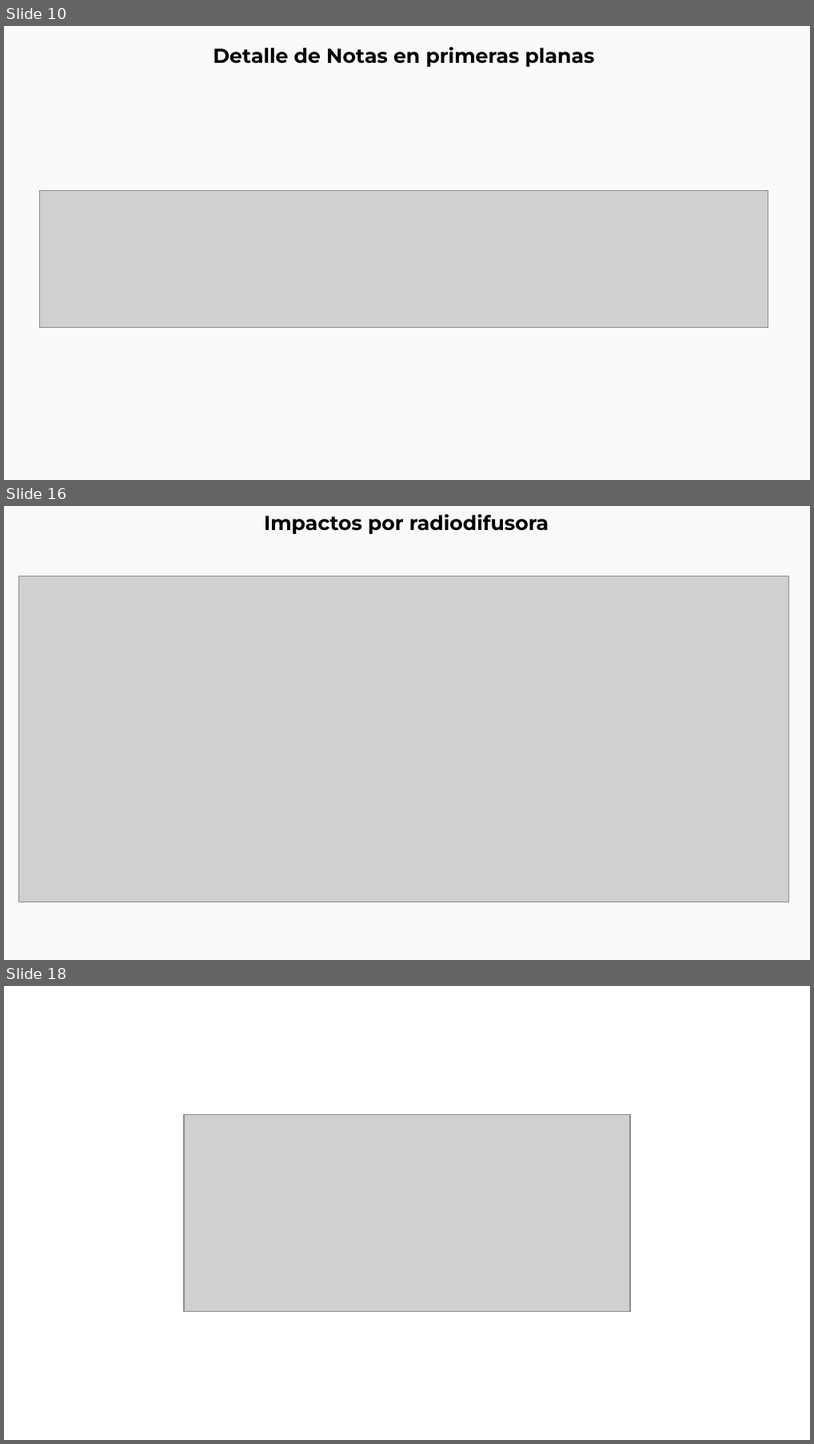
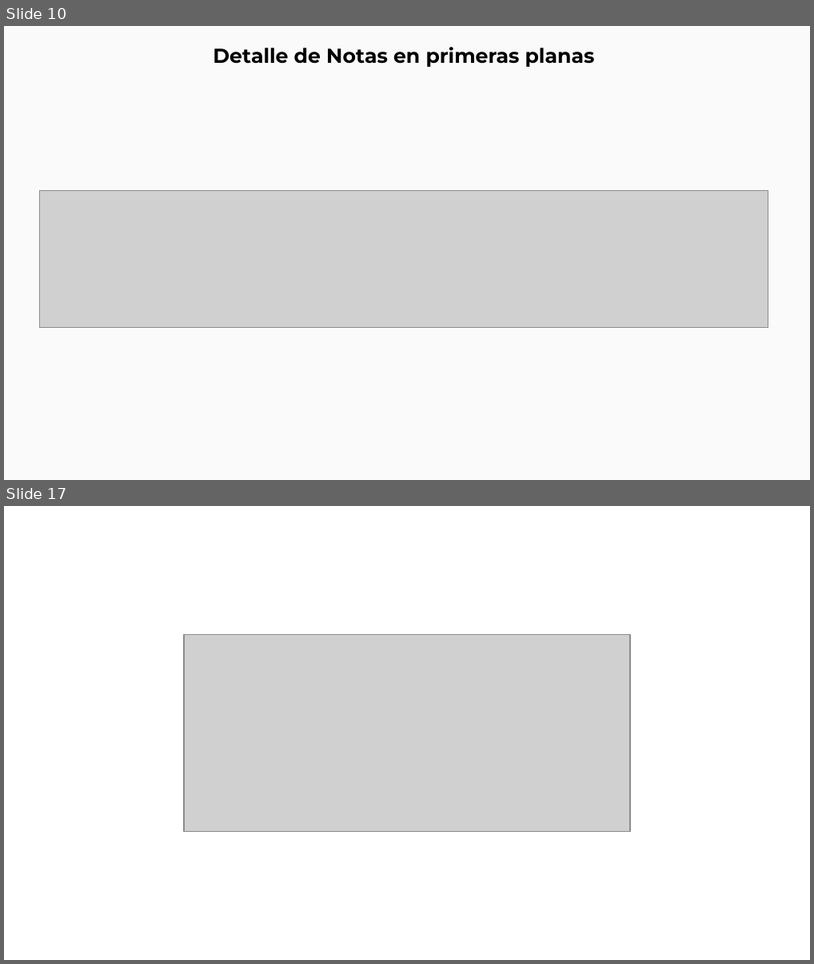
Before and after one commit to thelonious9/Reporteportadas, a slide deck: Reporte 041126.pptx. Shown one above the other, each under a label of ours: slides 10, 16 and 18 before the commit, slides 10 and 17 after it; the slides between them are not shown. The pictures are 814x1444 and 814x964 pixels, drawn with LibreOffice and Linux fonts; fonts in the diff are those of the drawing; grey boxes stand for pictures; background and template pictures are left out. Boxes give left, top, right and bottom in pixels: in the first picture for what was removed or moved away, otherwise in the second. Text is boxed around its words. In the diff, an @@ line names an element or a change of style, - is before the commit and + after.

```diff
--- a/Reporte 041126.pptx
+++ b/Reporte 041126.pptx
@@ slide 16 removed at (x1=4, y1=506, x2=810, y2=960), background #F8F9FA @@
@@ text removed at (x1=264, y1=514, x2=549, y2=534) @@
-Impactos por radiodifusora
@@ picture removed at (x1=18, y1=576, x2=790, y2=902) @@
@@ what was slide 18 is now slide 17 @@
```
Also in this commit, not shown: 4 slides changed.
